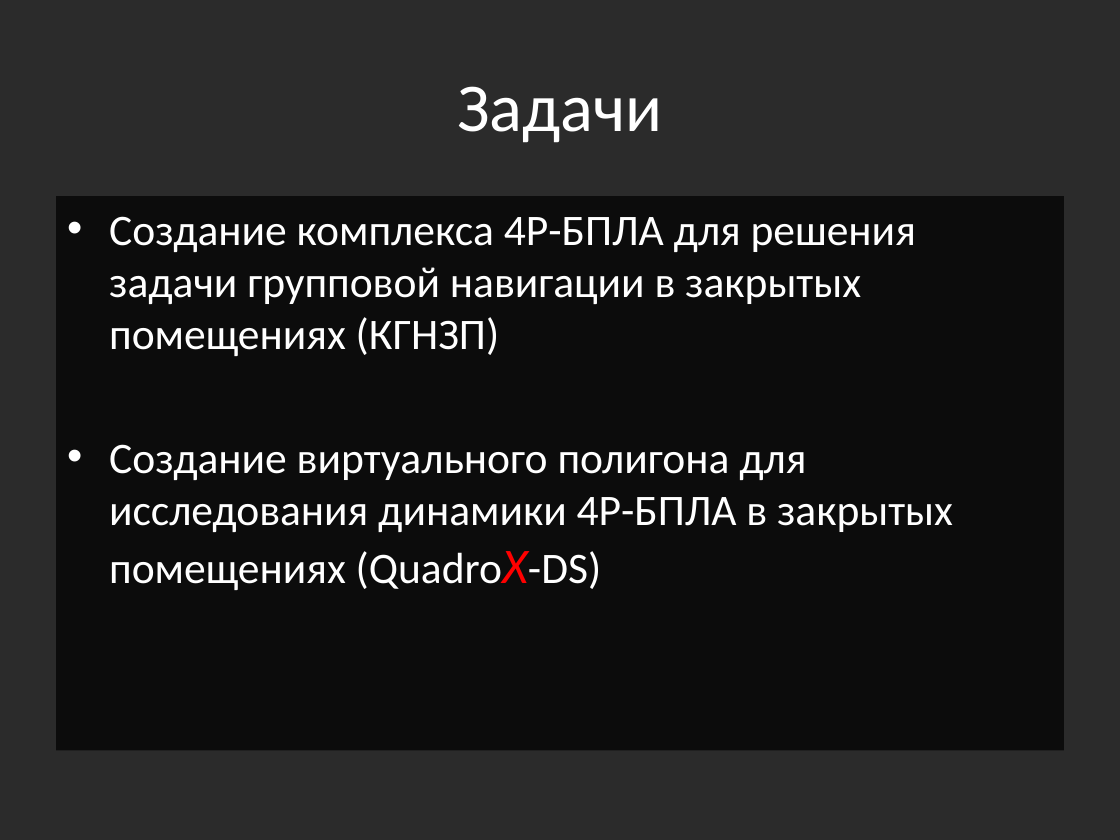
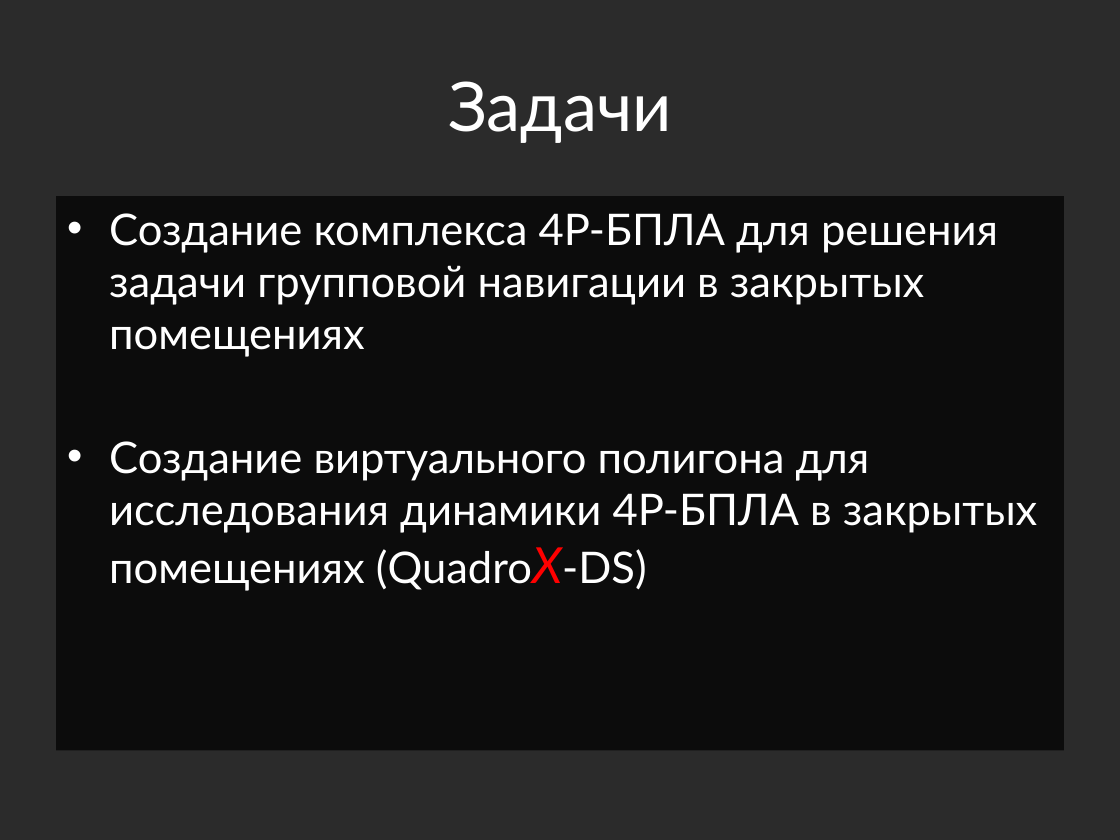
Before and after one commit to yaceq/quadro-xds, a slide deck: slide 2 of Docs/Medias2012_dhg.pptx. Drawn at 1120x840 pixels with LibreOffice and Linux fonts; fonts in the diff are those of the drawing; background and template pictures are left out; a plain dark background stands for a picture behind light text. Boxes give left, top, right and bottom in pixels: in the first picture for what was removed or moved away, otherwise in the second. Text is boxed around its words. In the diff, an @@ line names an element or a change of style, - is before the commit and + after.

```diff
--- a/Docs/Medias2012_dhg.pptx
+++ b/Docs/Medias2012_dhg.pptx
@@ title "Задачи" at bbox=[448, 81, 672, 143]: font Calibri to Lato @@
@@ text at bbox=[109, 213, 998, 357]: text changed; font Calibri to Lato @@
-• Создание комплекса 4Р-БПЛА для решения задачи групповой навигации в закрытых помещениях (КГНЗП)
+• Создание комплекса 4Р-БПЛА для решения задачи групповой навигации в закрытых помещениях
@@ text at bbox=[109, 441, 1037, 591]: font Calibri to Lato in "Создание виртуального полигона для исследования динамики 4Р- ..." @@
```
Also in this commit, not shown: 11 other slides changed, 1 slide added, 6 other files.
